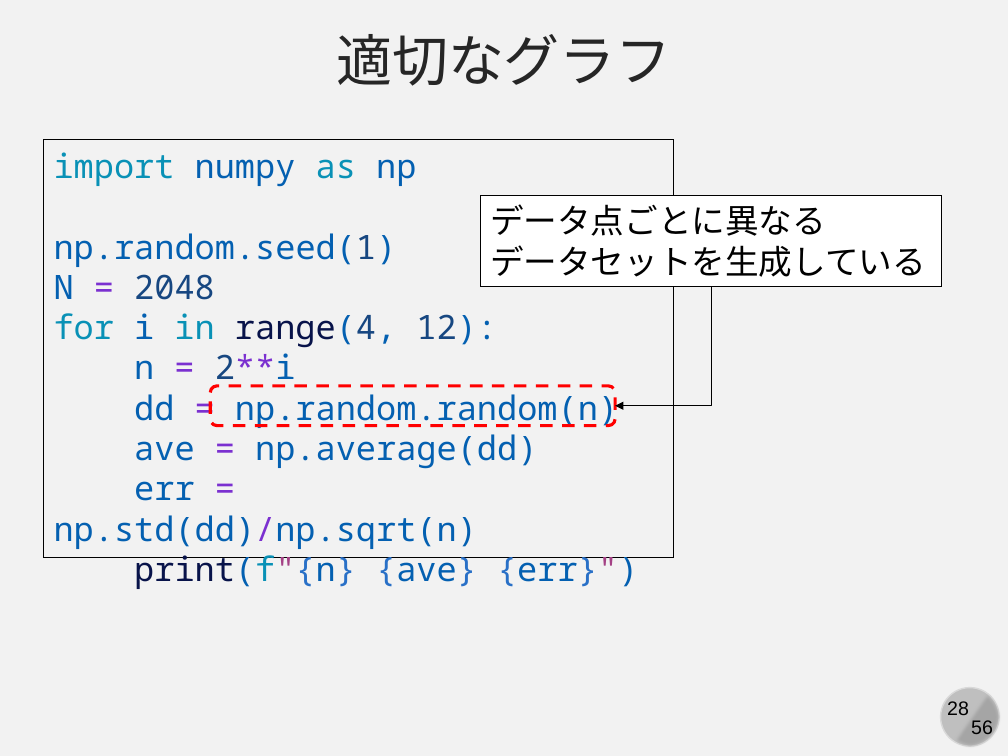
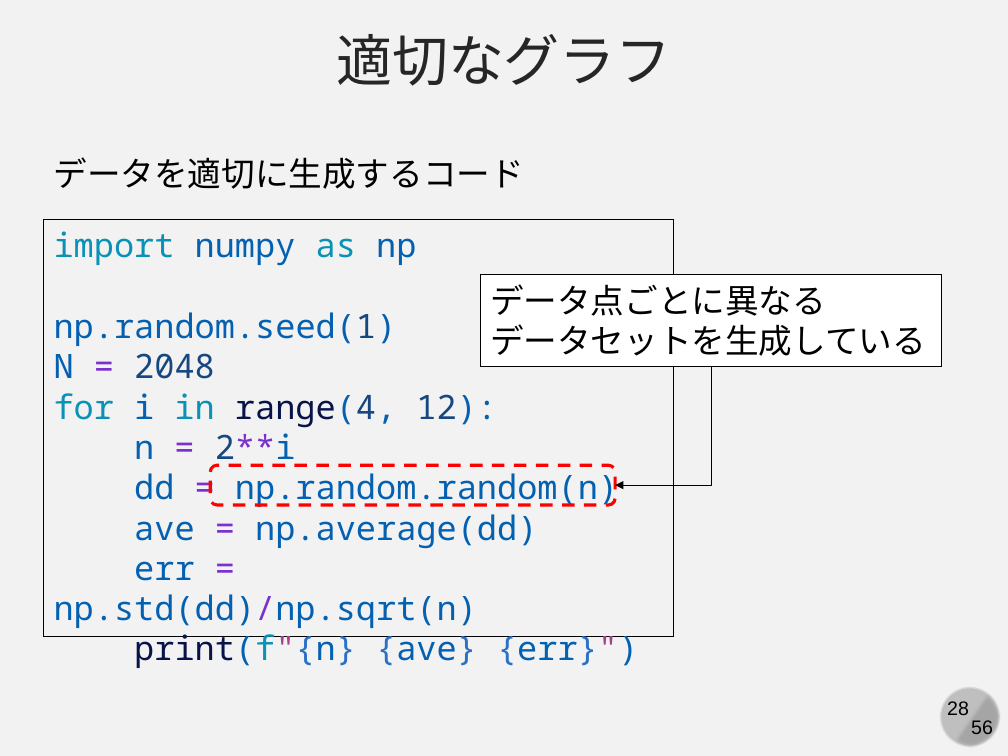
Before and after one commit to kaityo256/simulation_engineering, a slide deck: slide 28 of 03_mc_advanced/simulation03.pptx. Drawn at 1008x756 pixels with LibreOffice and Linux fonts; fonts in the diff are those of the drawing. Boxes give left, top, right and bottom in pixels: in the first picture for what was removed or moved away, otherwise in the second. Text is boxed around its words. In the diff, an @@ line names an element or a change of style, - is before the commit and + after.

```diff
--- a/03_mc_advanced/simulation03.pptx
+++ b/03_mc_advanced/simulation03.pptx
@@ text added at [53, 157, 523, 189], 24 pt, text #000000 @@
+データを適切に生成するコード
@@ 2 rectangles, 1 rounded rectangle, 1 elbow arrow: place and size @@
-2 rectangles, 1 rounded rectangle, 1 elbow arrow at [43, 140, 941, 557]
+2 rectangles, 1 rounded rectangle, 1 elbow arrow at [43, 220, 941, 637]
```
Also in this commit, not shown: 10 slides added, 15 other files.
